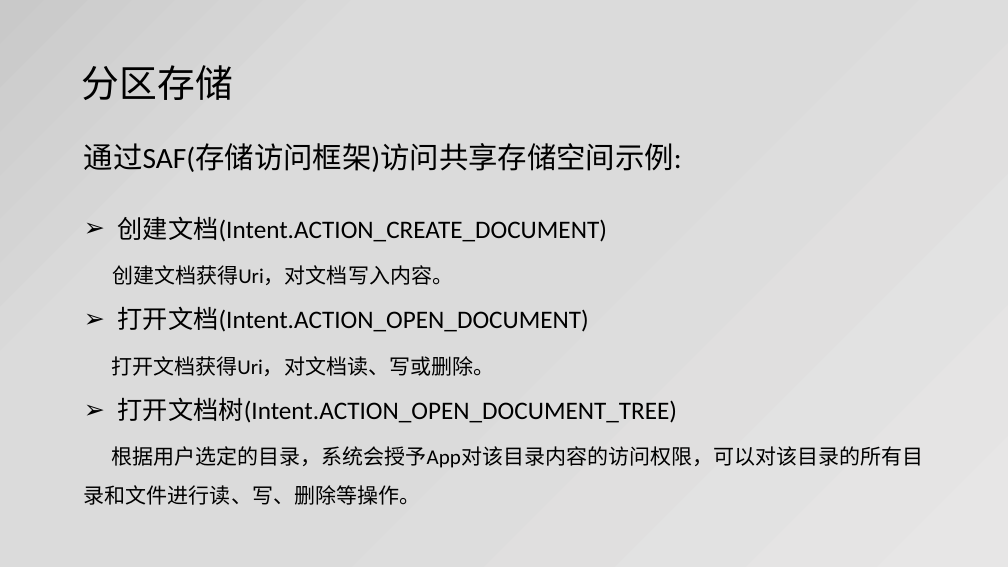
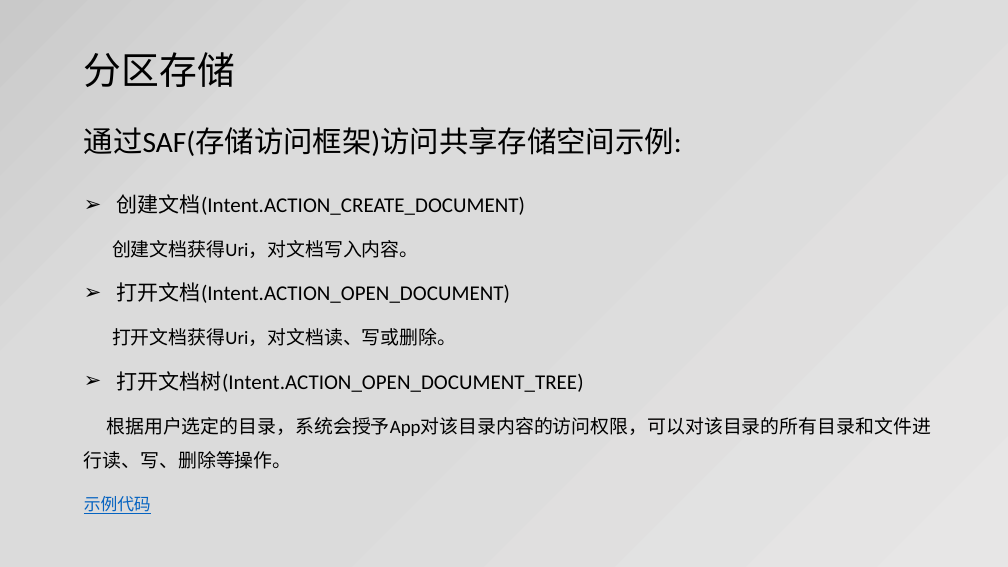
Before and after one commit to jianjunxiao/Adaptation, a slide deck: slide 14 of Android10、11适配.pptx. Drawn at 1008x567 pixels with LibreOffice and Linux fonts; fonts in the diff are those of the drawing. Boxes give left, top, right and bottom in pixels: in the first picture for what was removed or moved away, otherwise in the second. Text is boxed around its words. In the diff, an @@ line names an element or a change of style, - is before the commit and + after.

```diff
--- a/Android10、11适配.pptx
+++ b/Android10、11适配.pptx
@@ title "分区存储" moved from (x1=82, y1=65, x2=233, y2=100) to (x1=84, y1=52, x2=235, y2=87) @@
@@ text "通过SAF(存储访问框架)访问共享存储空间示例:" moved from (x1=84, y1=143, x2=682, y2=172) to (x1=84, y1=127, x2=682, y2=156) @@
@@ text "创建文档(Intent.ACTION_CREATE_DOCUMENT)" moved from (x1=84, y1=216, x2=924, y2=505) to (x1=84, y1=194, x2=931, y2=514) @@
@@ text at (x1=84, y1=194, x2=931, y2=469): size 24 to 20 pt in "创建文档(Intent.ACTION_CREATE_DOCUMENT)", "打开文档(Intent.ACTION_OPEN_DOCUMENT)", "打开文档树(Intent.ACTION_OPEN_DOCUMENT_TREE)"; size 20 to 18 pt in "创建文档获得Uri，对文档写入内容。", "打开文档获得Uri，对文档读、写或删除。", "根据用户选定的目录，系统会授予App对该目录内容的访问权限，可以对该目录的所有目录和文件进行读、写、删除等操作。"; more space between paragraphs @@
@@ text at (x1=84, y1=496, x2=151, y2=514): paragraph added @@
+示例代码
```
Also in this commit, not shown: 7 other slides changed.
